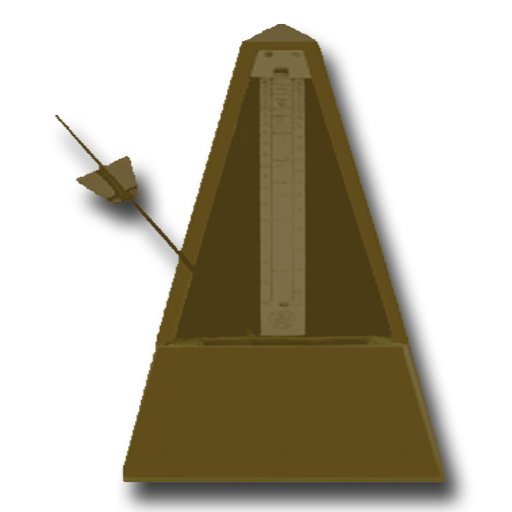
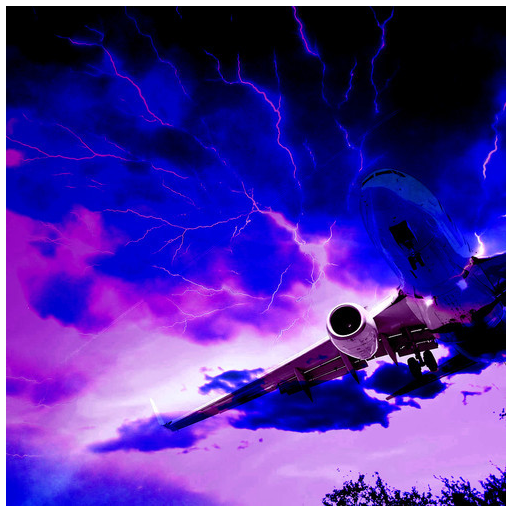
Layer changes from the first 512x512 image to the second:
added layer "Skies" above "Embryo" over [6, 6, 506, 506]
hid "Metronome" over [53, 23, 446, 483]
